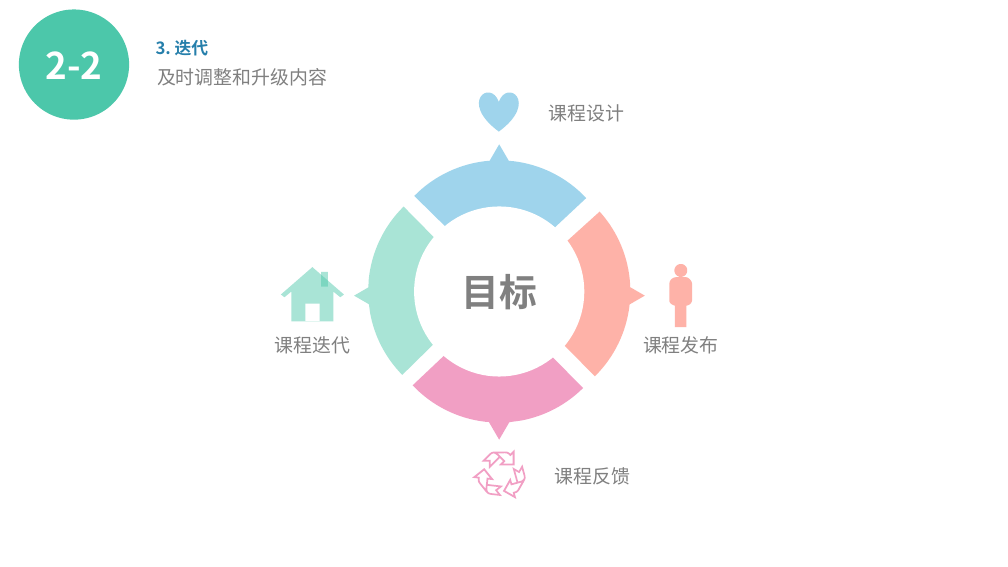
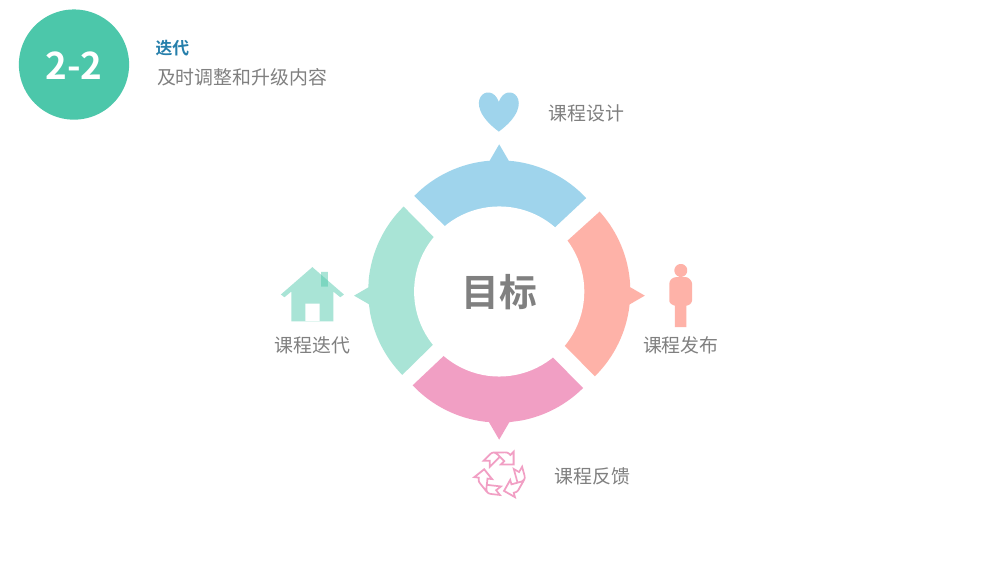
Before and after one commit to izhouping/KPA, a slide deck: slide 18 of 项目演示.pptx (slide 17 before the commit). Drawn at 1008x567 pixels with LibreOffice and Linux fonts; fonts in the diff are those of the drawing. Boxes give left, top, right and bottom in pixels: in the first picture for what was removed or moved away, otherwise in the second. Text is boxed around its words. In the diff, an @@ line names an element or a change of style, - is before the commit and + after.

```diff
--- a/项目演示.pptx
+++ b/项目演示.pptx
@@ text at (156, 39, 190, 56): text changed @@
-3. 迭代
+迭代
```
Also in this commit, not shown: 17 other slides changed, 4 slides added, 1 slide removed, 1 other file.
